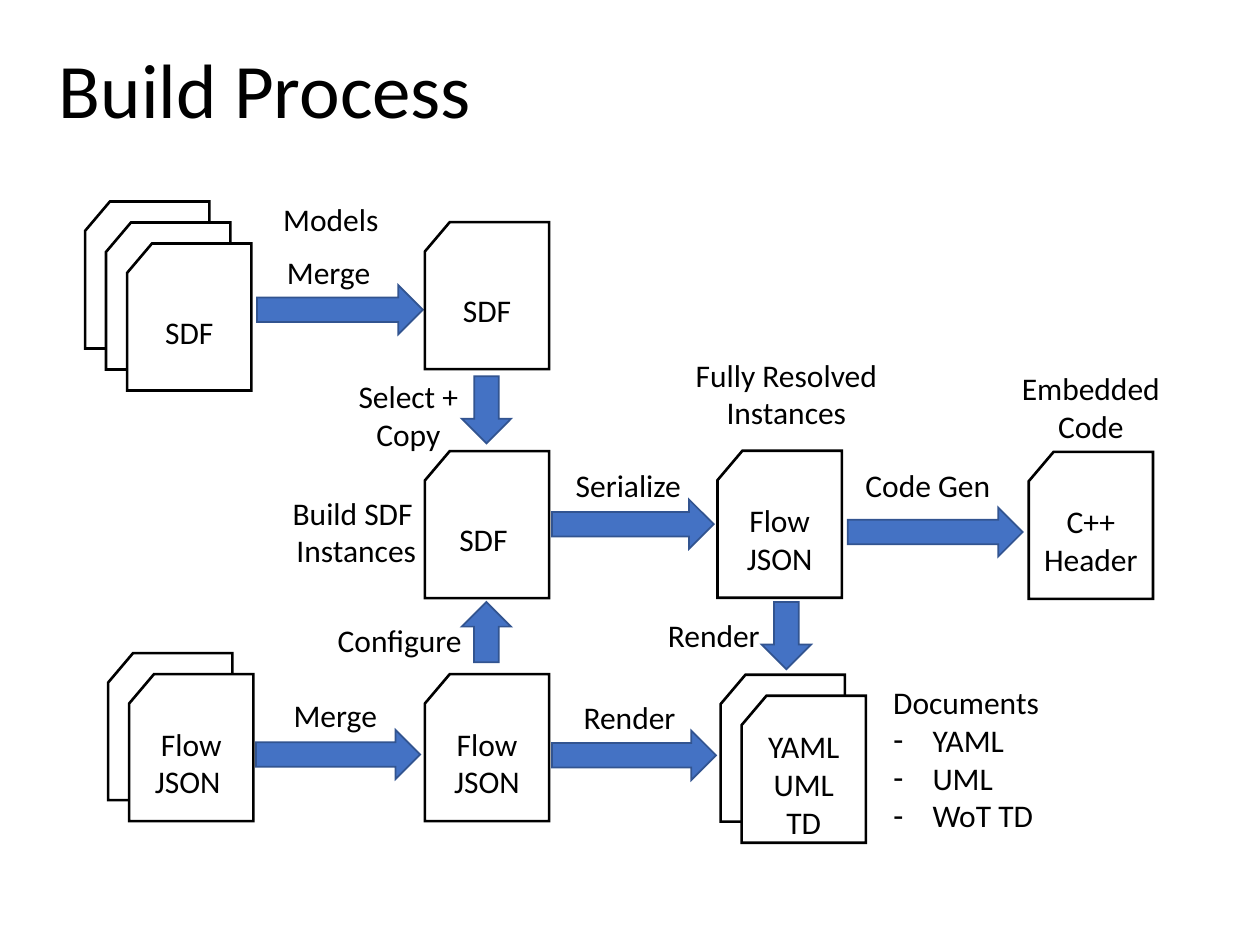
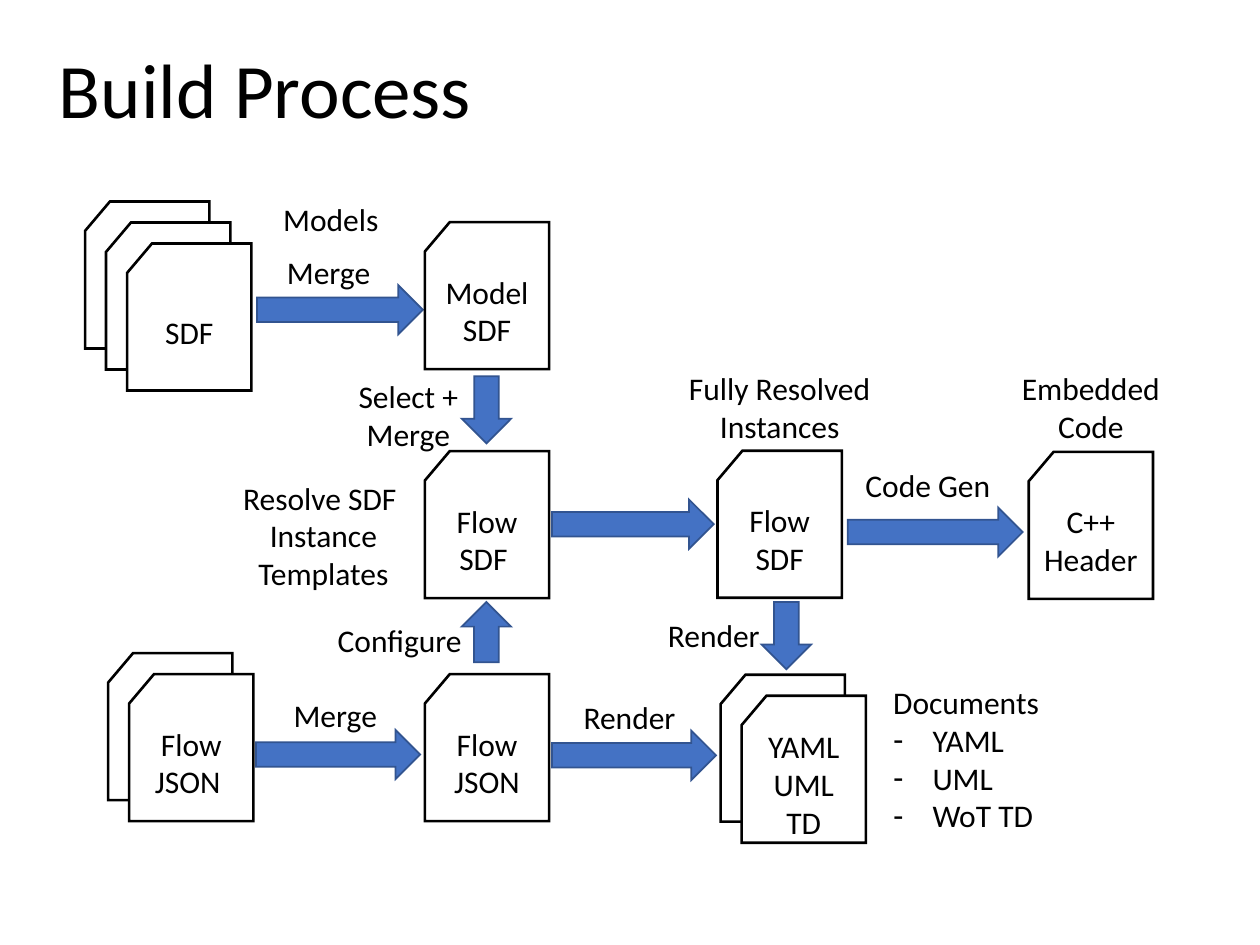
Before and after one commit to mjkoster/ObjectFlow, a slide deck: slide 12 of Documents/ObjectFlow.pptx. Drawn at 1260x945 pixels with LibreOffice and Linux fonts; fonts in the diff are those of the drawing. Boxes give left, top, right and bottom in pixels: in the first picture for what was removed or moved away, otherwise in the second. Text is boxed around its words. In the diff, an @@ line names an element or a change of style, - is before the commit and + after.

```diff
--- a/Documents/ObjectFlow.pptx
+++ b/Documents/ObjectFlow.pptx
@@ text in flow chart punched card at (x1=446, y1=282, x2=529, y2=342): text changed @@
-SDF
+Model SDF
@@ text at (x1=359, y1=386, x2=450, y2=453): text changed @@
-Select + Copy
+Select + Merge
@@ text "Fully Resolved Instances" moved from (x1=696, y1=365, x2=876, y2=425) to (x1=689, y1=378, x2=870, y2=439) @@
@@ text removed at (x1=576, y1=475, x2=681, y2=498) @@
-Serialize
@@ text at (x1=243, y1=488, x2=396, y2=590): text changed @@
-Build SDF Instances
+Resolve SDF Instance Templates
@@ text in flow chart punched card at (x1=457, y1=511, x2=518, y2=571): text changed @@
-SDF
+Flow SDF
@@ text in flow chart punched card at (x1=749, y1=510, x2=810, y2=571): text changed @@
-Flow JSON
+Flow SDF
```
Also in this commit, not shown: 3 other slides changed, 1 other file.
